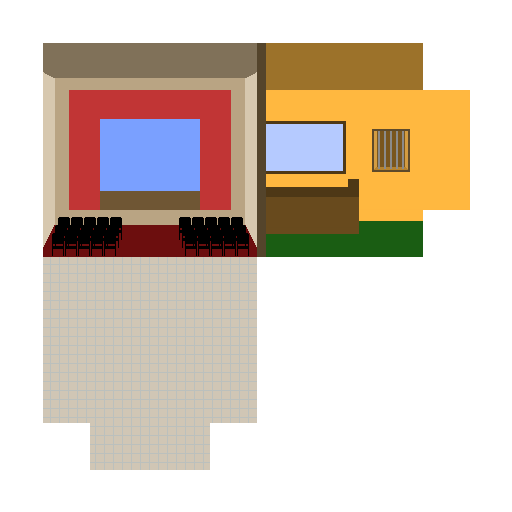
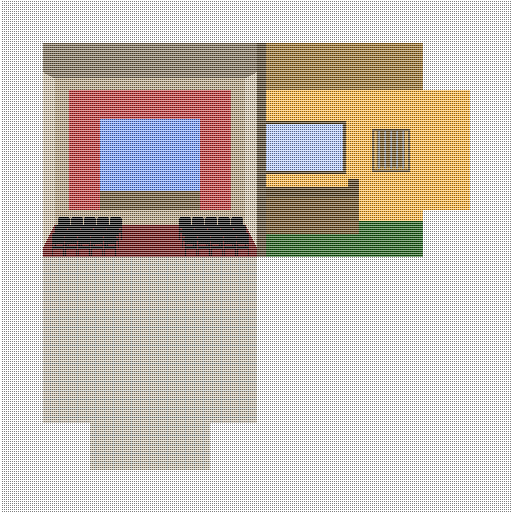
Revision of a layered 512x512 image; what changed, layer by layer:
added layer "Layer 2" (50%) above "Ledger" over bbox(2, 1, 511, 512)
